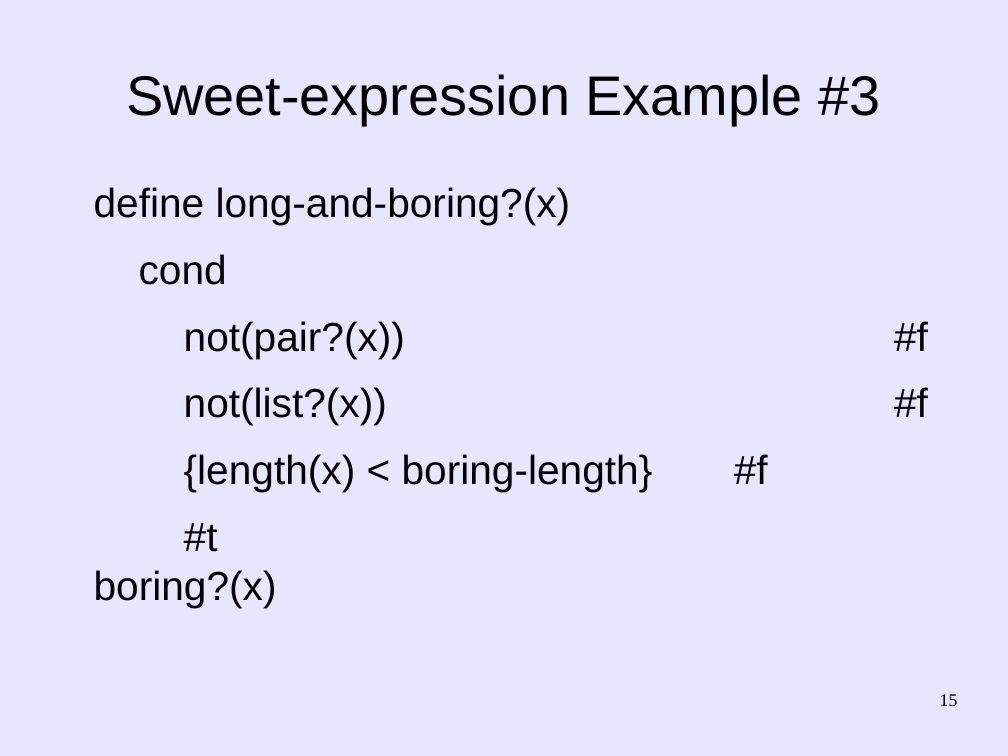
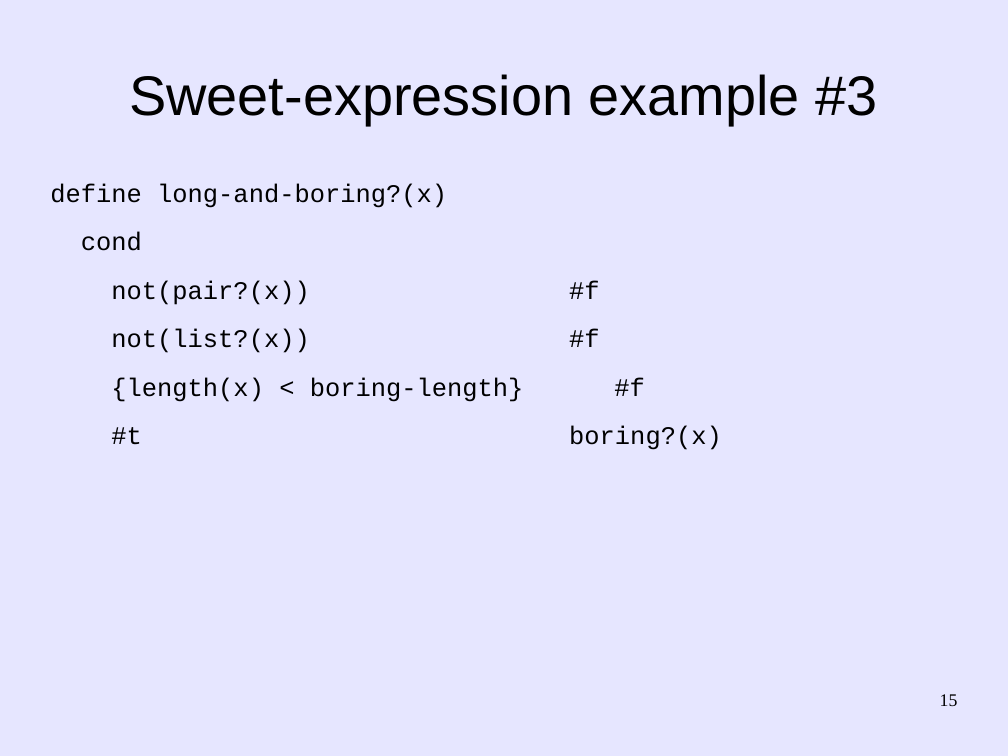
Before and after one commit to martin12333/Readable-Lisp-S-expressions, a slide deck: slide 15 of readable-s-expressions.odp. Drawn at 1008x756 pixels with LibreOffice and Linux fonts; fonts in the diff are those of the drawing. Boxes give left, top, right and bottom in pixels: in the first picture for what was removed or moved away, otherwise in the second. Text is boxed around its words. In the diff, an @@ line names an element or a change of style, - is before the commit and + after.

Commit message:
readable-s-expressions.odp: Improve presentation
  - Make it more consistent with SRFI-105 and SRFI-110, e.g.,
    empty lines are only spaces and tabs (not "!").
  - Make sweet-expressions and s-expressions side-by-side so that
    it's easier to visually compare them.

```diff
--- a/readable-s-expressions.odp
+++ b/readable-s-expressions.odp
@@ title at [129,74,877,125]: text changed @@
-Sweet-expression Example #3
+Sweet-expression example #3
@@ text "define long-and-boring?(x)" at [50,183,722,450]: size 32 to 20 pt, font Arial to Courier New; indent changed @@
```
Also in this commit, not shown: 22 other slides changed, 3 slides added, 2 slides removed.
